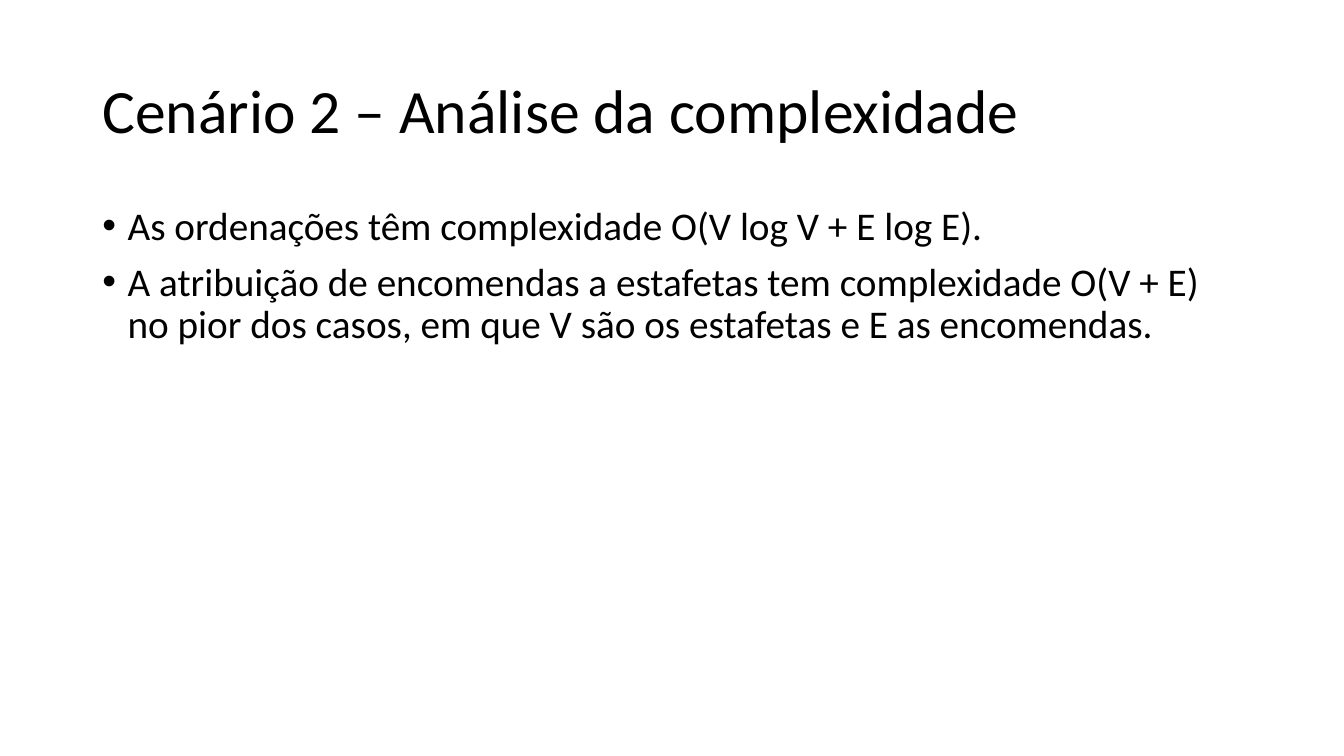
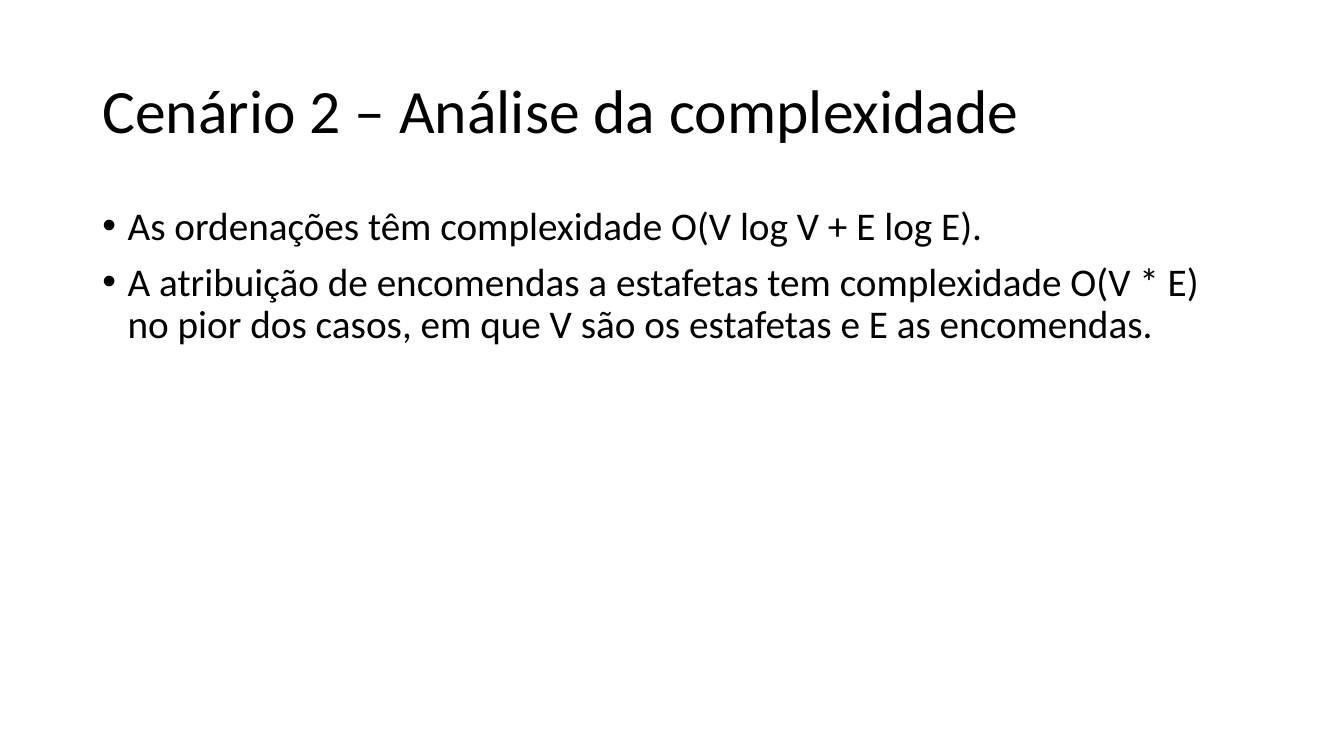
Before and after one commit to ttoino/feup-da-proj1, a slide deck: slide 10 of report/DA – Projeto 1 G12.pptx (slide 9 before the commit). Drawn at 1344x756 pixels with LibreOffice and Linux fonts; fonts in the diff are those of the drawing. Boxes give left, top, right and bottom in pixels: in the first picture for what was removed or moved away, otherwise in the second. Text is boxed around its words. In the diff, an @@ line names an element or a change of style, - is before the commit and + after.

```diff
--- a/report/DA – Projeto 1 G12.pptx
+++ b/report/DA – Projeto 1 G12.pptx
@@ text at box(128, 267, 1199, 345): text changed @@
-• A atribuição de encomendas a estafetas tem complexidade O(V + E) no pior dos casos, em que V são os estafetas e E as encomendas.
+• A atribuição de encomendas a estafetas tem complexidade O(V * E) no pior dos casos, em que V são os estafetas e E as encomendas.
```
Also in this commit, not shown: 7 other slides changed, 1 slide added.
